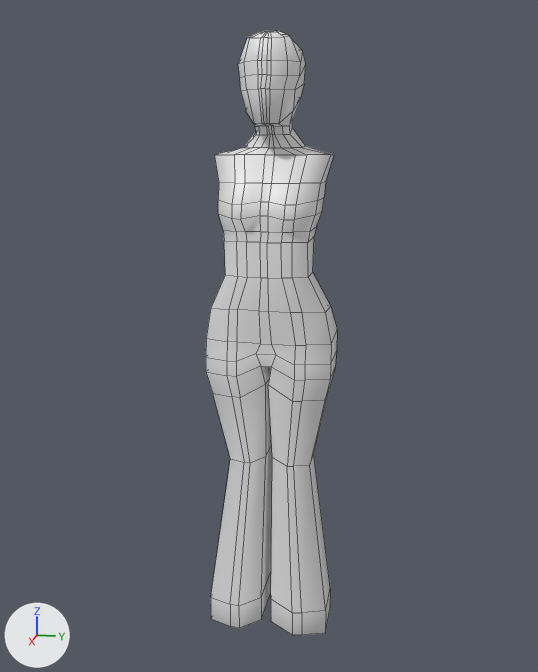
One commit to the Blender file Assets/Models/blender/CharakterModel1.blend: the scene before it, then after it.
Rendered twice from a 50 mm lens placed at (6.67, 1.14, 1.56), pointed at (0.87, -0.02, 0.11). Lighting does not change. The marker at lower left points along +X, +Y and +Z. Mesh edges are drawn as thin lines.
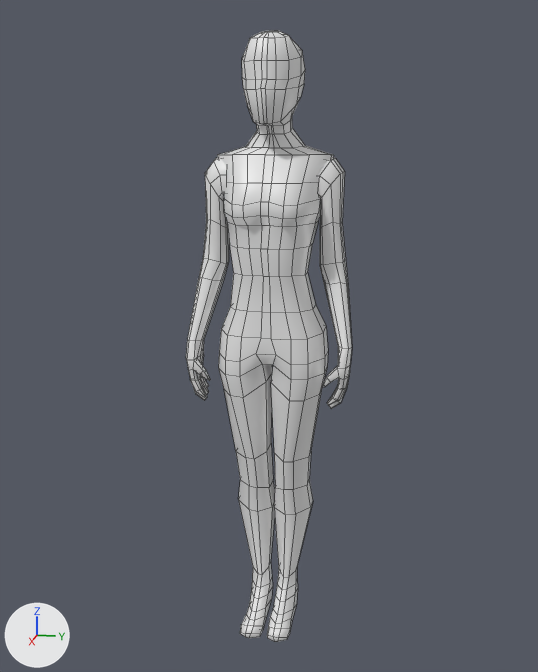
Commit message: basic model

Location of each change, (x1, y1, x2, y2) in pixels of the pictures (538 x 672 px; the box of a moved part takes in the faces that stretch with it):
'Cube', reshaped (11% narrower)
    before: (206, 30, 337, 635)
    after: (218, 30, 334, 642)
'Cube.001', added
    after: (186, 157, 352, 409)
part 1 of me_cube, moved or reshaped
    before: (211, 30, 330, 635)
    after: (218, 31, 332, 642)

Diff of the bpy script that builds the scene:
```diff
--- a/Assets/Models/blender/CharakterModel1.blend.py
+++ b/Assets/Models/blender/CharakterModel1.blend.py
@@ me_cube @@
 # used by ob_cube; location = (0.795, -0.011, 0.782); scale = (0.241, 0.35, 0.718)
-me_cube.from_pydata(...)  # 384 vertices, 376 faces, 1 loose edge; spans x -1.11..1.83, y -1.42..1.48, z -4.5..2.32
+me_cube.from_pydata(...)  # 496 vertices, 493 faces, 1 loose edge; spans x -1.1..1.98, y -1.26..1.33, z -4.49..2.32
+# me_cube part 1: 268 vertices moved from x -1.11..1.83, y -1.42..1.48, z -4.5..2.28 to x -1.1..1.72, y -1.26..1.33, z -4.0..2.29; 112 vertices added at x -0.8..1.98, y -0.88..0.97, z -4.49..-3.06
 me_cube.materials.append(mat_material)
@@ me_cube_001 @@
+me_cube_001.from_pydata(...)  # 146 vertices, 141 faces; spans x -0.73..1.35, y 0.96..1.92, z -1.69..1.08
+me_cube_001.materials.append(mat_material)  # white #e7e7e7
@@ ob_cube_001 @@
+ob_cube_001 = bpy.data.objects.new('Cube.001', me_cube_001)
+ob_cube_001.location = (0.795, -0.011, 0.782)
+ob_cube_001.scale = (0.241, 0.35, 0.718)
+_m = ob_cube_001.modifiers.new('Mirror', 'MIRROR')
+_m.use_axis = (False, True, False)
```
